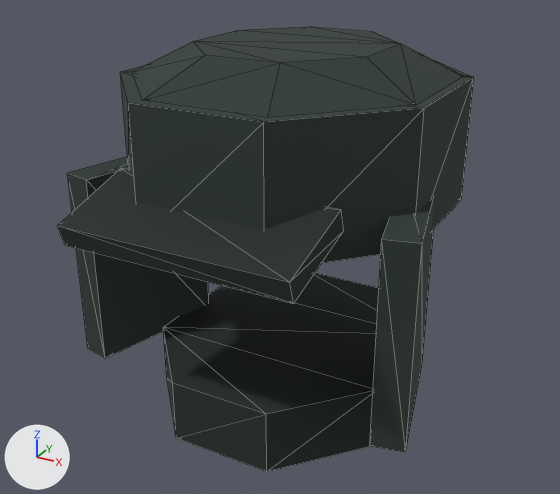
An edit to the glTF model src/main/resources/watch/models/cosmetics/walker/oilskin_hood.glb, drawn before and after from the same camera.
Rendered twice from a 50 mm camera at (0.423, -0.79, 1.808) aimed at (-0.009, -0.003, 1.414). Arrows for +X, +Y and +Z are at lower left; the lights stay in place. The first picture is the older version. Mesh edges are drawn as thin lines. Vertices at exactly the same position are counted once.

Objects in the first picture: 'oilskin_hood_head'.
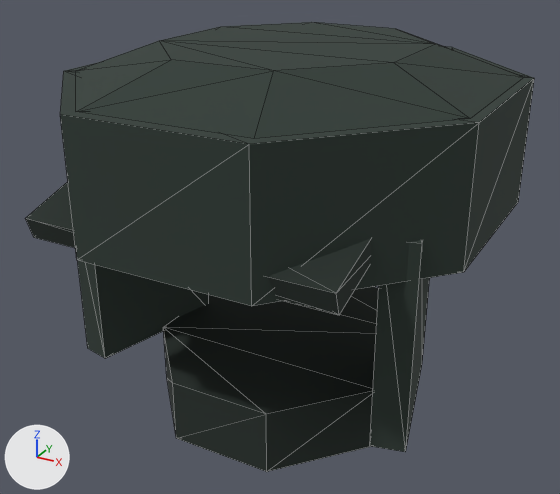
The edits, one by one:
me_oilskin_hood_head is used by ob_oilskin_hood_head; location (0.0, 0.0, 0.0).
me_oilskin_hood_head had 80 vertices, 132 faces and spanned x -0.219..0.219, y -0.249..0.22, z 1.21..1.665.
me_oilskin_hood_head now has 80 vertices, 132 faces and spans x -0.249..0.249, y -0.26..0.288, z 1.21..1.665.
me_oilskin_hood_head part 1: the loose piece of 16 vertices spanning x -0.187..0.187, y -0.192..0.22, z 1.479..1.629 is scaled about its middle by (1.33, 1.33, 1).
me_oilskin_hood_head part 2: the loose piece of 8 vertices spanning x -0.136..0.136, y -0.249..-0.137, z 1.481..1.539 is scaled about its middle by (1.33, 1, 1).
Part 3, on me_oilskin_hood_head:
Vertex 16 of me_oilskin_hood_head moves from (0.073, 0.212, 1.629) to (0.099, 0.28, 1.629) at pixel (447, 47).
Vertex 17 of me_oilskin_hood_head moves from (0.176, 0.098, 1.629) at pixel (463, 76) to (0.238, 0.127, 1.629) at pixel (524, 77).
Vertex 18 of me_oilskin_hood_head moves from (0.176, -0.062, 1.629) at pixel (416, 105) to (0.238, -0.091, 1.629) at pixel (470, 118).
Vertex 19 of me_oilskin_hood_head moves from (0.073, -0.176, 1.629) at pixel (267, 117) to (0.099, -0.244, 1.629) at pixel (254, 138).
Vertex 20 of me_oilskin_hood_head moves from (-0.073, -0.176, 1.629) at pixel (142, 100) to (-0.099, -0.244, 1.629) at pixel (75, 111).
Vertex 21 of me_oilskin_hood_head moves from (-0.176, -0.062, 1.629) at pixel (132, 71) to (-0.238, -0.091, 1.629) at pixel (75, 70).
Vertex 22 of me_oilskin_hood_head moves from (-0.176, 0.098, 1.629) to (-0.238, 0.127, 1.629).
Vertex 23 of me_oilskin_hood_head moves from (-0.073, 0.212, 1.629) to (-0.099, 0.28, 1.629).
Vertex 24 of me_oilskin_hood_head moves from (0.045, 0.137, 1.665) at pixel (372, 31) to (0.06, 0.177, 1.665) at pixel (395, 28).
Vertex 25 of me_oilskin_hood_head moves from (0.109, 0.067, 1.665) at pixel (400, 43) to (0.145, 0.084, 1.665) at pixel (435, 44).
Vertex 26 of me_oilskin_hood_head moves from (0.109, -0.031, 1.665) at pixel (366, 57) to (0.145, -0.048, 1.665) at pixel (393, 62).
Vertex 27 of me_oilskin_hood_head moves from (0.045, -0.101, 1.665) at pixel (280, 62) to (0.06, -0.141, 1.665) at pixel (273, 70).
Vertex 28 of me_oilskin_hood_head moves from (-0.045, -0.101, 1.665) at pixel (205, 55) to (-0.06, -0.141, 1.665) at pixel (171, 59).
Vertex 29 of me_oilskin_hood_head moves from (-0.109, -0.031, 1.665) at pixel (193, 41) to (-0.145, -0.048, 1.665) at pixel (159, 40).
Vertex 30 of me_oilskin_hood_head moves from (-0.109, 0.067, 1.665) at pixel (237, 30) to (-0.145, 0.084, 1.665) at pixel (220, 26).
Vertex 31 of me_oilskin_hood_head moves from (-0.045, 0.137, 1.665) at pixel (308, 26) to (-0.06, 0.177, 1.665) at pixel (311, 22).

Changed parts and their boxes [x1, y1, x2, y2] in the pictures (560 x 494 px; the box of a moved part takes in the faces that stretch with it):
'oilskin_hood_head', reshaped (22% wider)
    before: [58, 27, 474, 472]
    after: [26, 22, 534, 472]
part 1 of me_oilskin_hood_head, moved or reshaped
    before: [120, 58, 474, 263]
    after: [60, 47, 534, 306]
part 2 of me_oilskin_hood_head, moved or reshaped
    before: [58, 168, 343, 304]
    after: [26, 182, 371, 315]
part 3 of me_oilskin_hood_head, moved or reshaped
    before: [132, 27, 464, 117]
    after: [76, 22, 524, 139]
